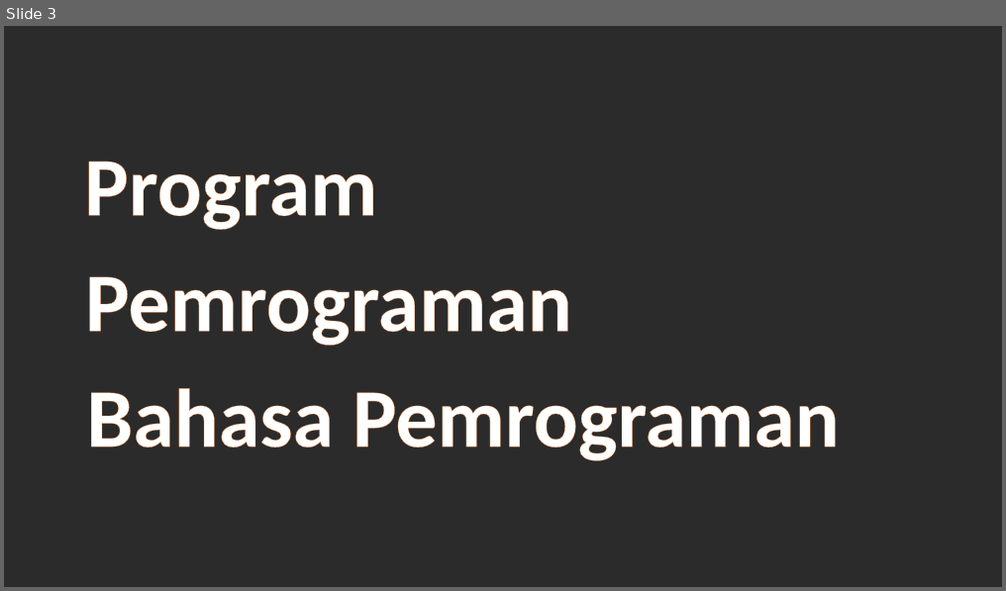
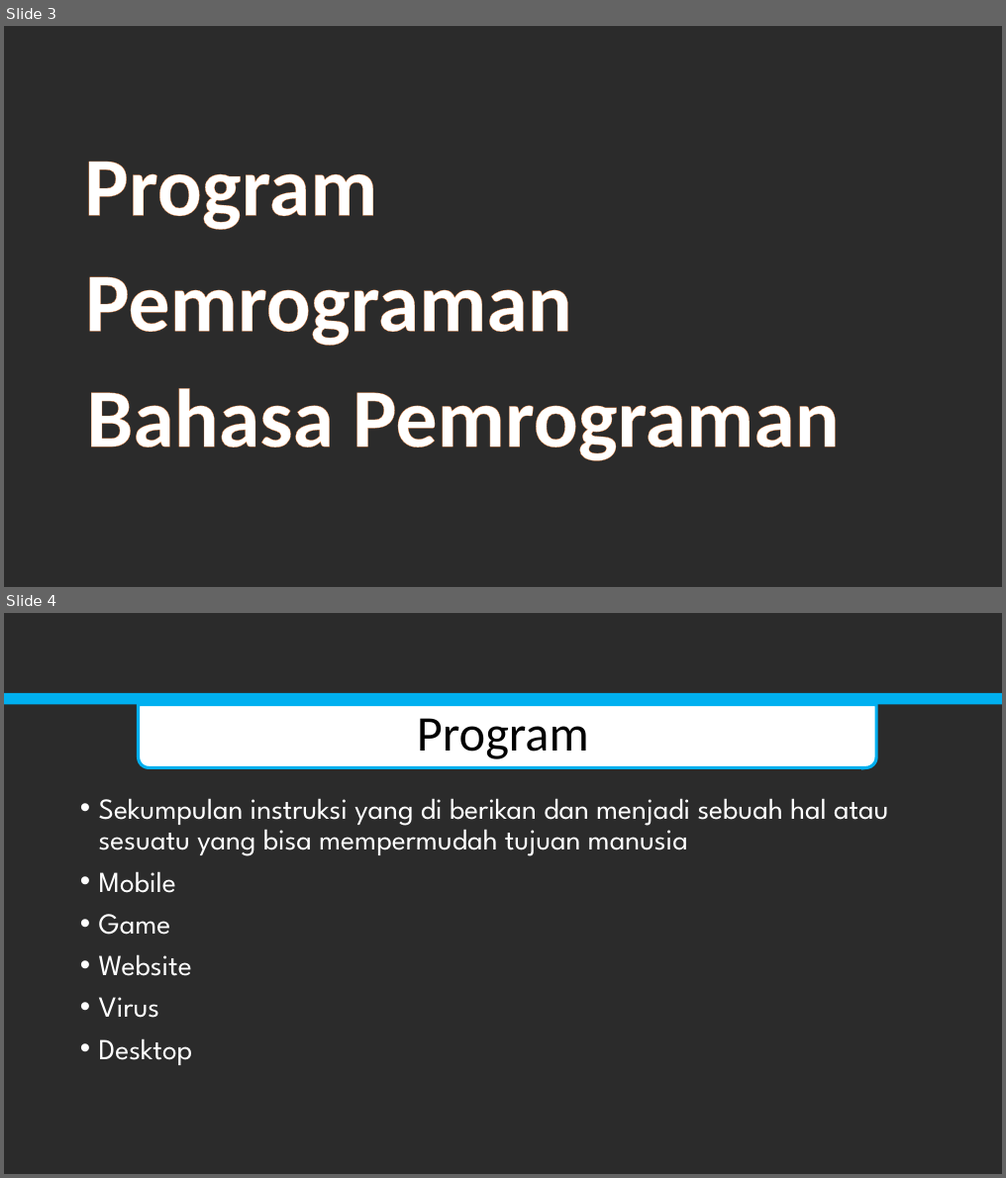
Before and after one commit to prabowoteguh/boba-1, a slide deck: Pertemuan bersama teguh.pptx. Shown one above the other, each under a label of ours: slide 3 before the commit, slides 3 and 4 after it. The pictures are 1006x591 and 1006x1178 pixels, drawn with LibreOffice and Linux fonts; fonts in the diff are those of the drawing; background and template pictures are left out; a plain dark background stands for a picture behind light text. Boxes give left, top, right and bottom in pixels: in the first picture for what was removed or moved away, otherwise in the second. Text is boxed around its words. In the diff, an @@ line names an element or a change of style, - is before the commit and + after.

```diff
--- a/Pertemuan bersama teguh.pptx
+++ b/Pertemuan bersama teguh.pptx
@@ slide 4 added at <box>4,613,1002,1174</box>, background picture (left out) @@
@@ rectangle added at <box>4,693,1002,705</box>, fill #00B0F0 @@
@@ round same rect added at <box>138,704,876,767</box>, fill #FFFFFF, outline #00B0F0 3 pt @@
@@ text added at <box>417,718,589,760</box>, 48 pt, text #000000 @@
+Program
@@ text added at <box>99,798,888,1065</box>, 28 pt, text #FFFFFF @@
+• Sekumpulan instruksi yang di berikan dan menjadi sebuah hal atau sesuatu yang bisa mempermudah tujuan manusia
+• Mobile
+• Game
+• Website
+• Virus
+• Desktop
```
Also in this commit, not shown: 4 other slides added, 5 other files.
